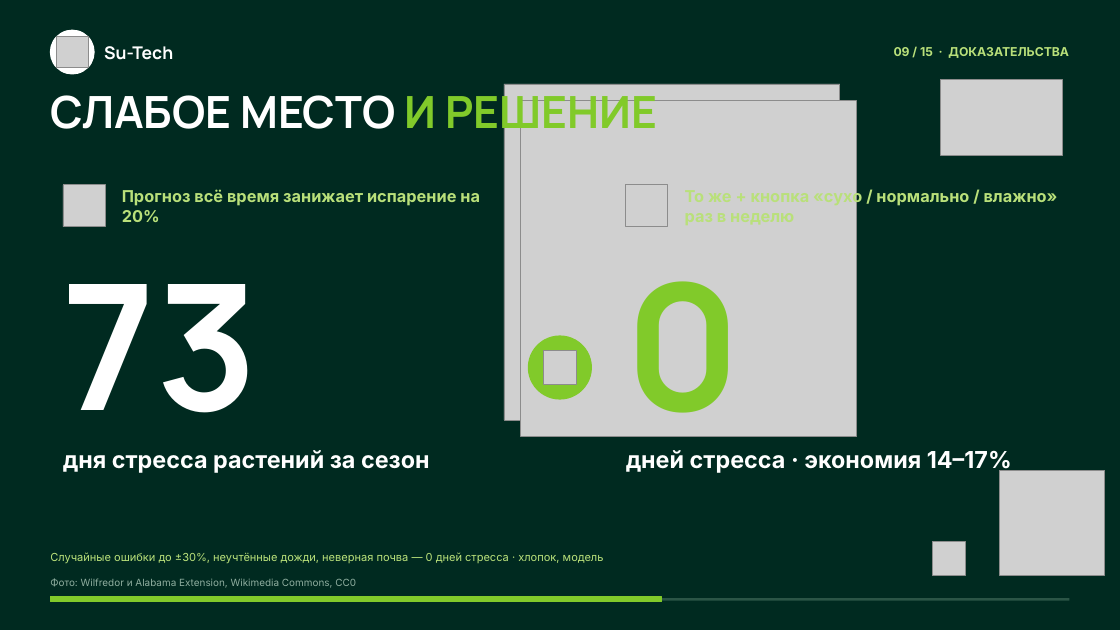
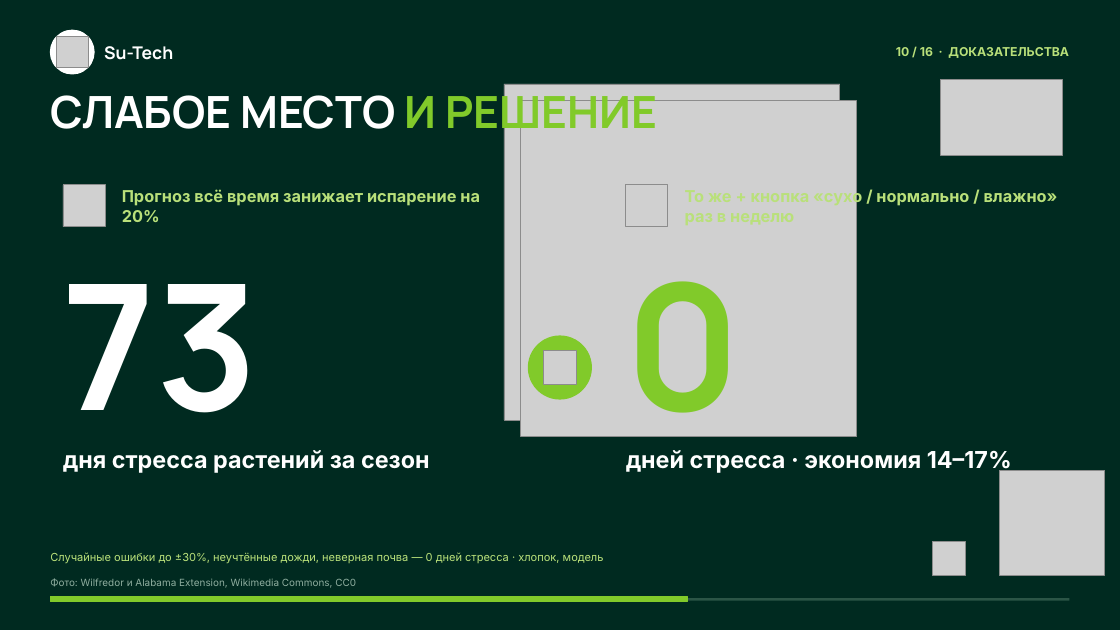
Before and after one commit to osmanri/sutech-core, a slide deck: slide 10 of docs/pitch/files/Su-Tech-Canva.pptx (slide 9 before the commit). Drawn at 1120x630 pixels with LibreOffice and Linux fonts; fonts in the diff are those of the drawing; grey boxes stand for pictures; background and template pictures are left out. Boxes give left, top, right and bottom in pixels: in the first picture for what was removed or moved away, otherwise in the second. Text is boxed around its words. In the diff, an @@ line names an element or a change of style, - is before the commit and + after.

```diff
--- a/docs/pitch/files/Su-Tech-Canva.pptx
+++ b/docs/pitch/files/Su-Tech-Canva.pptx
@@ text at (896,47,1069,58): text changed @@
-09 / 15 · ДОКАЗАТЕЛЬСТВА
+10 / 16 · ДОКАЗАТЕЛЬСТВА
@@ rectangle: place and size @@
-rectangle at (50,597,662,602)
+rectangle at (50,597,687,602)
```
Also in this commit, not shown: 14 other slides changed, 1 slide added, 5 other files.
